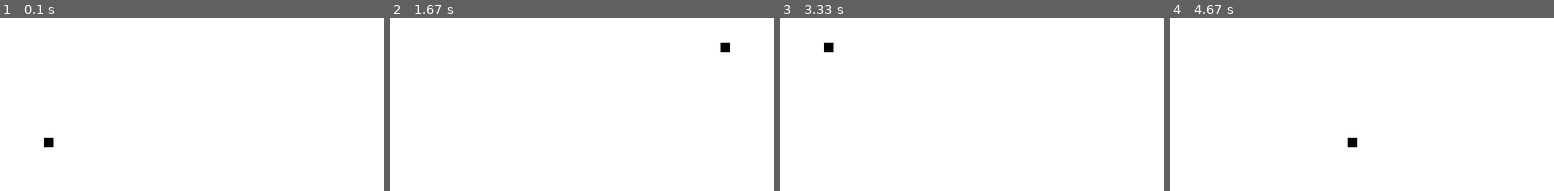
Above: before the commit, frames 1-4 (left to right).
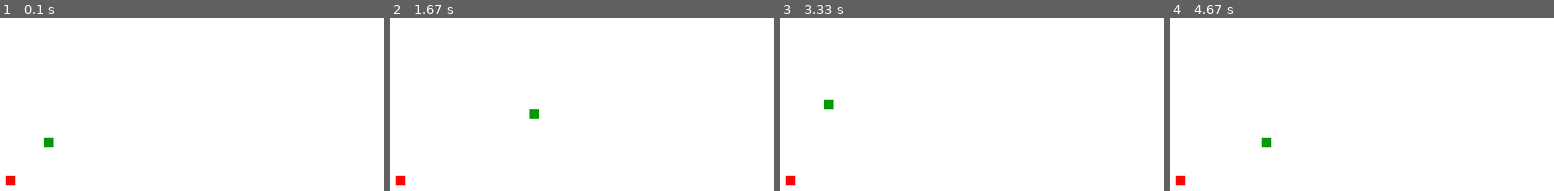
Above: after the commit, the same moments.

Repository: tsveti22/snake_pygame
Game: pygame game, started from snake.py
Same seed, same stepped clock (60 frames per second), same inputs: the game is played once before the commit and once after it.
Inputs:
- Up to frame 1 (0.1 s): no input
- Up to frame 2 (1.67 s): hold Right 0.33-0.8 s; hold Up 0.83-1.13 s; hold Right 1.17-1.63 s
- Up to frame 3 (3.33 s): hold Left 1.67-2.2 s; hold Down 2.23-2.53 s; hold Left 2.57-2.97 s; hold Up from 3 s (still down)
- Up to frame 4 (4.67 s): release Up at 3.37 s; hold Right 3.4-4.03 s; hold Down 4.07-4.43 s; hold Left from 4.47 s (still down)

The runs differ from the first frame. In frame 1, 0.3% of the frame differs, in the area x 1-14%, y 69-97%; in frame 2, 0.4%, in the area x 1-89%, y 14-97%; in frame 3, 0.4%; in frame 4, 0.4%.

Commit message:
Added apple and snake body

Diff:
--- a/constants.py
+++ b/constants.py
@@ -11,6 +11,7 @@
 white = (255,255,255)
 black = (0,0,0)
 red = (255,0,0)
+green = (0,155,0)
 
 # SIZE CONSTANTS
 DISPLAY_WIDTH = 800
@@ -18,4 +19,4 @@
 BLOCK_SIZE = 10
 
 # FRAMES PER SECOND
-FPS = 30
+FPS = 10
--- a/functions.py
+++ b/functions.py
@@ -5,6 +5,7 @@
 import pygame
 import time
 from constants import *
+import random
 
 pygame.init()
 
@@ -20,6 +21,19 @@
 clock = pygame.time.Clock()
 
 # FUNCTION DEFINITIONS
+
+# Eat apple and generate new one
+def eatApple(x,y,rand_x,rand_y):
+    if x == rand_x and y == rand_y:
+        rand_x = round(random.randrange(0, DISPLAY_WIDTH - BLOCK_SIZE)/10.0)*10.0
+        rand_y = round(random.randrange(0, DISPLAY_HEIGHT - BLOCK_SIZE)/10.0)*10.0
+    coord = (rand_x, rand_y)
+    return coord
+
+# Make snake grow
+def snakeBody(BLOCK_SIZE,snakeList):
+    for xy in snakeList:
+        pygame.draw.rect(gameDisplay, green, [xy[0],xy[1], BLOCK_SIZE,BLOCK_SIZE])
 
 # Show message on screen
 def screenMessage(msg,colour):
@@ -40,11 +54,15 @@
     lead_x_change = 0
     lead_y_change = 0
 
+    # Apple location = random
+    randAppleX = round(random.randrange(0, DISPLAY_WIDTH - BLOCK_SIZE)/10.0)*10.0
+    randAppleY = round(random.randrange(0, DISPLAY_HEIGHT - BLOCK_SIZE)/10.0)*10.0
+
     # Main loop
     while not GAME_EXIT:
         while GAME_OVER == True:
             gameDisplay.fill(white)
-            screenMessage("GAME OVER! Press C to play again or Q to quit", red)
+            screenMessage("GAME OVER! Press C to play again or Q to quit.", red)
             pygame.display.update()
 
             for event in pygame.event.get():
@@ -80,8 +98,22 @@
         lead_x += lead_x_change
         lead_y += lead_y_change
 
+        # Draw background and apple
         gameDisplay.fill(white)
-        pygame.draw.rect(gameDisplay, black, [lead_x,lead_y, BLOCK_SIZE,BLOCK_SIZE])
+        pygame.draw.rect(gameDisplay, red, [randAppleX,randAppleY, BLOCK_SIZE, BLOCK_SIZE])
+
+        # List of coordinates of snake
+        snakeList = []
+        snakeHead = []
+        snakeHead.append(lead_x)
+        snakeHead.append(lead_y)
+        snakeList.append(snakeHead)
+
+        # Draw snake
+        snakeBody(BLOCK_SIZE, snakeList)
         pygame.display.update()
 
+        # Eat apple
+        randAppleX, randAppleY = eatApple(lead_x,lead_y,randAppleX,randAppleY)
+
         clock.tick(FPS)
--- a/snake.py
+++ b/snake.py
@@ -21,8 +21,6 @@
 # Main loop
 gameLoop()
 
-
-
 # Uninitialise and quit pygame
 pygame.quit()
 quit()
Not shown, changed: README.md
